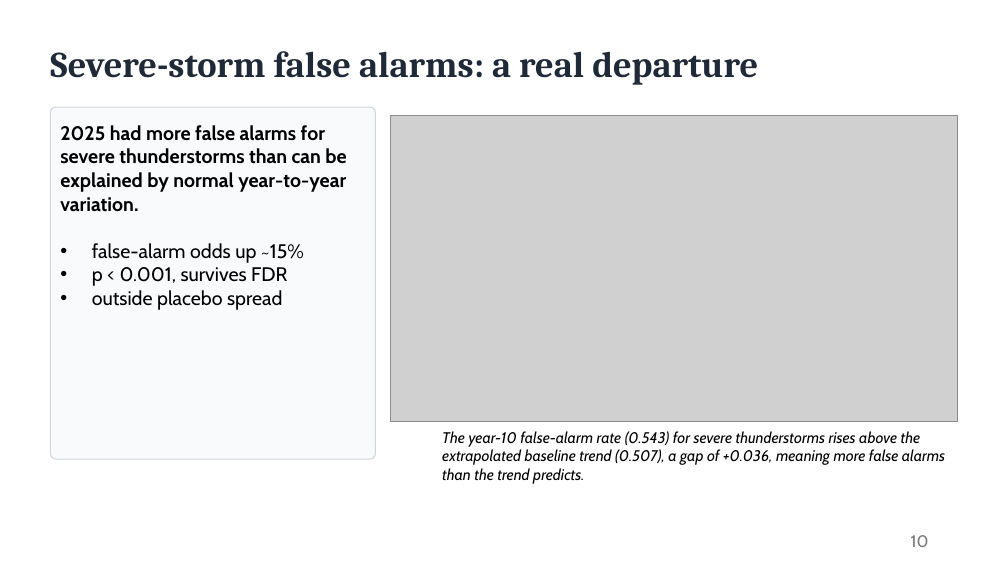
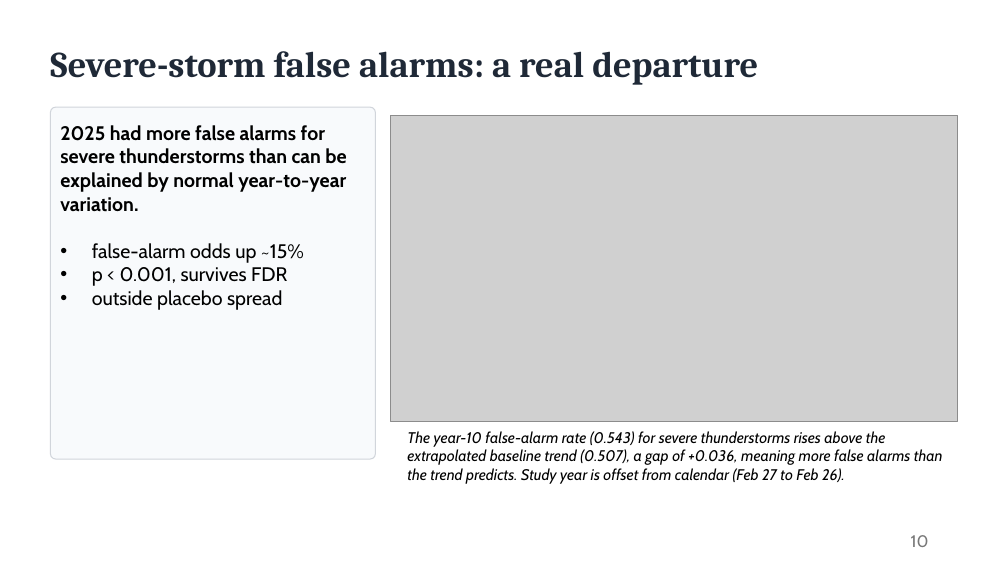
Before and after one commit to craig-rudman/MSDS692, a slide deck: slide 10 of report/MSDS692 Practicum I Craig Rudman.pptx. Drawn at 1008x567 pixels with LibreOffice and Linux fonts; fonts in the diff are those of the drawing; grey boxes stand for pictures. Boxes give left, top, right and bottom in pixels: in the first picture for what was removed or moved away, otherwise in the second. Text is boxed around its words. In the diff, an @@ line names an element or a change of style, - is before the commit and + after.

```diff
--- a/report/MSDS692 Practicum I Craig Rudman.pptx
+++ b/report/MSDS692 Practicum I Craig Rudman.pptx
@@ text at [407, 431, 943, 484]: text changed @@
-The year-10 false-alarm rate (0.543) for severe thunderstorms rises above the extrapolated baseline trend (0.507), a gap of +0.036, meaning more false alarms than the trend predicts.
+The year-10 false-alarm rate (0.543) for severe thunderstorms rises above the extrapolated baseline trend (0.507), a gap of +0.036, meaning more false alarms than the trend predicts. Study year is offset from calendar (Feb 27 to Feb 26).
```
Also in this commit, not shown: 8 other slides changed, 2 slides removed, 22 other files.
